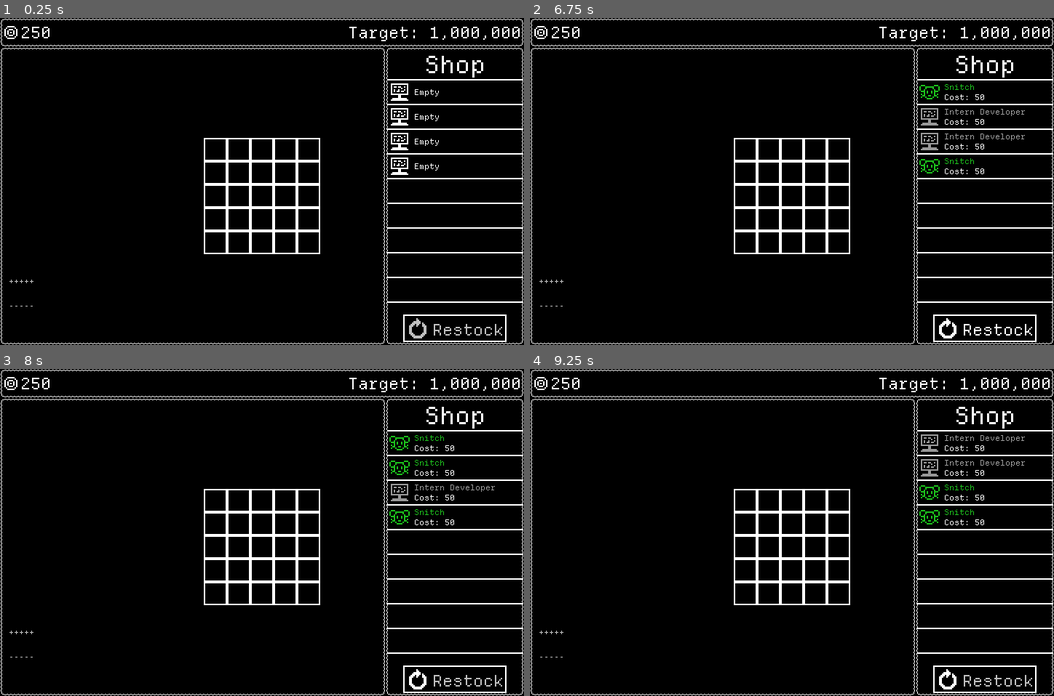
Above: before the commit, frames 1-4 (two rows, left to right).
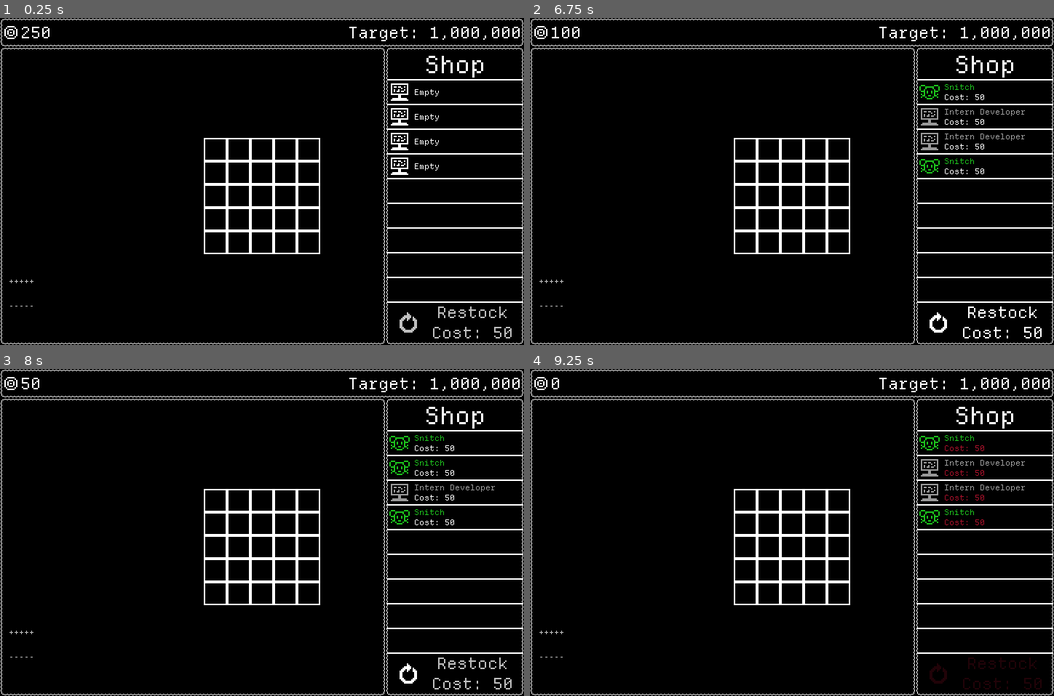
Above: after the commit, the same moments.

Repository: GemDust0/TooBigToFail
Game: Godot game, scene res://Scenes/CorporateSim.tscn
Same seed, same stepped clock (60 frames per second), same inputs: the game is played once before the commit and once after it. This scene is started directly instead of the project's main scene.
Inputs (mouse positions are in pixels of both pictures, inside the frame that each line leads up to):
- Up to frame 1 (0.25 s): no input
- Up to frame 2 (6.75 s): click "+++++" at 0.5 s; click "Restock" (after the commit: "Restock Cost: 50") at 1.25 s; click "-----" at 2 s; click "+++++" at 2.75 s; click "-----" at 3.5 s; click "Restock" (after the commit: "Restock Cost: 50") at 4.25 s; click "+++++" at 5 s; click "-----" at 5.75 s; click "Restock" (after the commit: "Restock Cost: 50") at 6.5 s
- Up to frame 3 (8 s): tap Enter (enter) at 7.25 s; move the mouse to (377, 516) at 7.27 s; hold Enter (enter) from 7.28 s (still down); click (377, 516) at 7.55 s
- Up to frame 4 (9.25 s): tap Space at 8 s; move the mouse to (687, 548) at 8.02 s; release Enter (enter) at 8.03 s; click (687, 548) at 8.1 s; tap Enter (enter) at 8.3, 8.75 s; move the mouse to (844, 460) at 8.77 s; hold Enter (enter) from 8.78 s (still down); click (844, 460) at 9.05 s

The runs differ from the first frame. In frame 1, 0.7% of the frame differs, in the area x 76-98%, y 88-100%; in frame 2, 0.7%; in frame 3, 0.7%; in frame 4, 1.3%, in the area x 4-98%, y 2-100%.

Commit message:
Restock cost added

Diff:
--- a/Scenes/EmployeeShop.tscn
+++ b/Scenes/EmployeeShop.tscn
@@ -1,7 +1,6 @@
 [gd_scene format=4 uid="uid://d2o7ayg510k4a"]
 
 [ext_resource type="TileSet" uid="uid://dcofykib1g8jy" path="res://Assets/menu_tileset.tres" id="1_ef5t0"]
-[ext_resource type="Texture2D" uid="uid://13ykhdh4cagl" path="res://Assets/RestockButtonBackground.png" id="2_7orru"]
 [ext_resource type="Script" uid="uid://cyuejbauho77b" path="res://Scripts/EmployeeShop.gd" id="2_byi62"]
 [ext_resource type="Texture2D" uid="uid://ojht4dspp0dc" path="res://Assets/RestockIcon.png" id="3_byi62"]
 [ext_resource type="Script" uid="uid://dic4ysfr33gdo" path="res://Scripts/RestockButton.gd" id="4_ya453"]
@@ -26,27 +25,27 @@
 theme_override_font_sizes/font_size = 33
 text = "Shop"
 
-[node name="HBoxContainer" type="HBoxContainer" parent="PanelContainer" unique_id=94546676]
-layout_mode = 2
-size_flags_horizontal = 4
-size_flags_vertical = 8
-mouse_filter = 2
-
-[node name="Background" type="Sprite2D" parent="PanelContainer/HBoxContainer" unique_id=1737911458]
-position = Vector2(67.00001, 16.000006)
-texture = ExtResource("2_7orru")
-
-[node name="RestockIcon" type="TextureRect" parent="PanelContainer/HBoxContainer" unique_id=1233210918]
-layout_mode = 2
-texture = ExtResource("3_byi62")
-
-[node name="RestockButton" type="Button" parent="PanelContainer/HBoxContainer" unique_id=1893318892]
-layout_mode = 2
+[node name="RestockButton" type="Button" parent="." unique_id=1893318892]
+offset_left = 533.0
+offset_top = 391.0
+offset_right = 717.0
+offset_bottom = 447.0
 size_flags_horizontal = 4
 size_flags_vertical = 8
 theme_override_font_sizes/font_size = 22
-text = "Restock"
+theme_override_icons/icon = ExtResource("3_byi62")
+text = "Restock
+Cost: 50"
 script = ExtResource("4_ya453")
+
+[node name="RestockIcon" type="TextureRect" parent="RestockButton" unique_id=924248379]
+unique_name_in_owner = true
+layout_mode = 0
+offset_top = 12.0
+offset_right = 44.0
+offset_bottom = 44.0
+size_flags_vertical = 4
+texture = ExtResource("3_byi62")
 
 [node name="SlotsBg" type="VBoxContainer" parent="." unique_id=41450008]
 offset_left = 532.0
@@ -97,8 +96,8 @@
 mouse_filter = 2
 color = Color(1, 1, 1, 0.49803922)
 
-[connection signal="button_down" from="PanelContainer/HBoxContainer/RestockButton" to="PanelContainer/HBoxContainer/RestockButton" method="_on_button_down"]
-[connection signal="button_up" from="PanelContainer/HBoxContainer/RestockButton" to="PanelContainer/HBoxContainer/RestockButton" method="_on_button_up"]
-[connection signal="mouse_entered" from="PanelContainer/HBoxContainer/RestockButton" to="PanelContainer/HBoxContainer/RestockButton" method="_on_mouse_entered"]
-[connection signal="mouse_exited" from="PanelContainer/HBoxContainer/RestockButton" to="PanelContainer/HBoxContainer/RestockButton" method="_on_mouse_exited"]
-[connection signal="pressed" from="PanelContainer/HBoxContainer/RestockButton" to="." method="restock"]
+[connection signal="button_down" from="RestockButton" to="RestockButton" method="_on_button_down"]
+[connection signal="button_up" from="RestockButton" to="RestockButton" method="_on_button_up"]
+[connection signal="mouse_entered" from="RestockButton" to="RestockButton" method="_on_mouse_entered"]
+[connection signal="mouse_exited" from="RestockButton" to="RestockButton" method="_on_mouse_exited"]
+[connection signal="pressed" from="RestockButton" to="." method="restock"]
--- a/Scripts/EmployeeGrid.gd
+++ b/Scripts/EmployeeGrid.gd
@@ -95,6 +95,7 @@
 				description.hide_description()
 				description.show_locked = true
 				sell_text.text = "Sell for %s coins" % 25
+				sell_area.show()
 		elif event.is_action_released("left_click") && held != null:
 			var cursor_grid_pos: Vector2i = get_cursor_grid_pos()
 			if hovering_sell:
@@ -107,6 +108,7 @@
 				held.position = Vector2.ZERO
 			held.z_index -= 1
 			held = null
+			sell_area.hide()
 			description.show_locked = false
 	if event is InputEventMouseMotion:
 		if held != null:
@@ -133,10 +135,10 @@
 				unpaint_synergies()
 			description.hide_description()
 		highlighted_container = cursor_grid_pos
-		if cursor_grid_pos != Vector2i(-1, -1) && highlight_filled && grid[cursor_grid_pos].employee != null || held != null:
-			sell_area.show()
-		else:
-			sell_area.hide()
+		#if cursor_grid_pos != Vector2i(-1, -1) && highlight_filled && grid[cursor_grid_pos].employee != null || held != null:
+			#sell_area.show()
+		#else:
+			#sell_area.hide()
 
 func employee_production(employee: Employee) -> void:
 	var production_worth: int = employee.production_value
--- a/Scripts/EmployeeShop.gd
+++ b/Scripts/EmployeeShop.gd
@@ -17,21 +17,30 @@
 	add_slot()
 	add_slot()
 	add_slot()
+	restock()
 
 func add_slot() -> void:
 	var slot: ShopSlot = slot_scene.instantiate()
 	slots.append(slot)
 	sim.money_changed.connect(slot.update_description)
-	$Slots.add_child(slot)
+	slots_node.add_child(slot)
 
 func restock() -> void:
-	for slot: ShopSlot in slots:
-		slot.set_employee(get_random_employee(), sim.money)
+	if sim.money >= 50:
+		sim.money -= 50
+		for slot: ShopSlot in slots:
+			slot.set_employee(get_random_employee(), sim.money)
 
 func get_random_employee() -> Employee:
 	return employees[randi()%employees.size()].instantiate()
 
 func _process(_delta: float) -> void:
+	if sim.money < 50:
+		$RestockButton.modulate = Color(0.65, 0.065, 0.163, 1.0)
+		$RestockButton.disable()
+	else:
+		$RestockButton.modulate = Color(1, 1, 1)
+		$RestockButton.undisable()
 	var shop_cursor_pos: Vector2 = slots_node.get_local_mouse_position()
 	if shop_cursor_pos.x > 0 && shop_cursor_pos.x < slots_node.size.x:
 		var hovered_slot: int = int(shop_cursor_pos.y / slots_node.get_theme_constant("separation"))
--- a/Scripts/RestockButton.gd
+++ b/Scripts/RestockButton.gd
@@ -1,26 +1,35 @@
 extends Button
 
-@onready var restockIcon: TextureRect = $"../RestockIcon"
-@onready var background: Sprite2D = $"../Background"
+@onready var restockIcon: TextureRect = %RestockIcon
+var undisabled_modulate: Color
 
 func _ready() -> void:
 	_on_mouse_exited()
 
 func _on_button_down() -> void:
-	restockIcon.self_modulate = get_theme_color("font_pressed_color")
-	background.self_modulate = get_theme_color("font_pressed_color")
-
+	undisabled_modulate = get_theme_color("font_pressed_color")
+	if !disabled:
+		restockIcon.self_modulate = undisabled_modulate
 
 func _on_button_up() -> void:
-	restockIcon.self_modulate = get_theme_color("font_hover_color")
-	background.self_modulate = get_theme_color("font_hover_color")
-
+	undisabled_modulate = get_theme_color("font_hover_color")
+	if !disabled:
+		restockIcon.self_modulate = undisabled_modulate
 
 func _on_mouse_entered() -> void:
-	restockIcon.self_modulate = get_theme_color("font_hover_color")
-	background.self_modulate = get_theme_color("font_hover_color")
-
+	undisabled_modulate = get_theme_color("font_hover_color")
+	if !disabled:
+		restockIcon.self_modulate = undisabled_modulate
 
 func _on_mouse_exited() -> void:
-	restockIcon.self_modulate = get_theme_color("font_color")
-	background.self_modulate = get_theme_color("font_hover_color")
+	undisabled_modulate = get_theme_color("font_color")
+	if !disabled:
+		restockIcon.self_modulate = undisabled_modulate
+
+func disable() -> void:
+	restockIcon.self_modulate = get_theme_color("font_disabled_color")
+	disabled = true
+
+func undisable() -> void:
+	restockIcon.self_modulate = undisabled_modulate
+	disabled = false
Binary file removed: Assets/RestockButtonBackground.png
Not shown, removed: Assets/RestockButtonBackground.png.import
Binary file changed: Assets/RestockIcon.png
